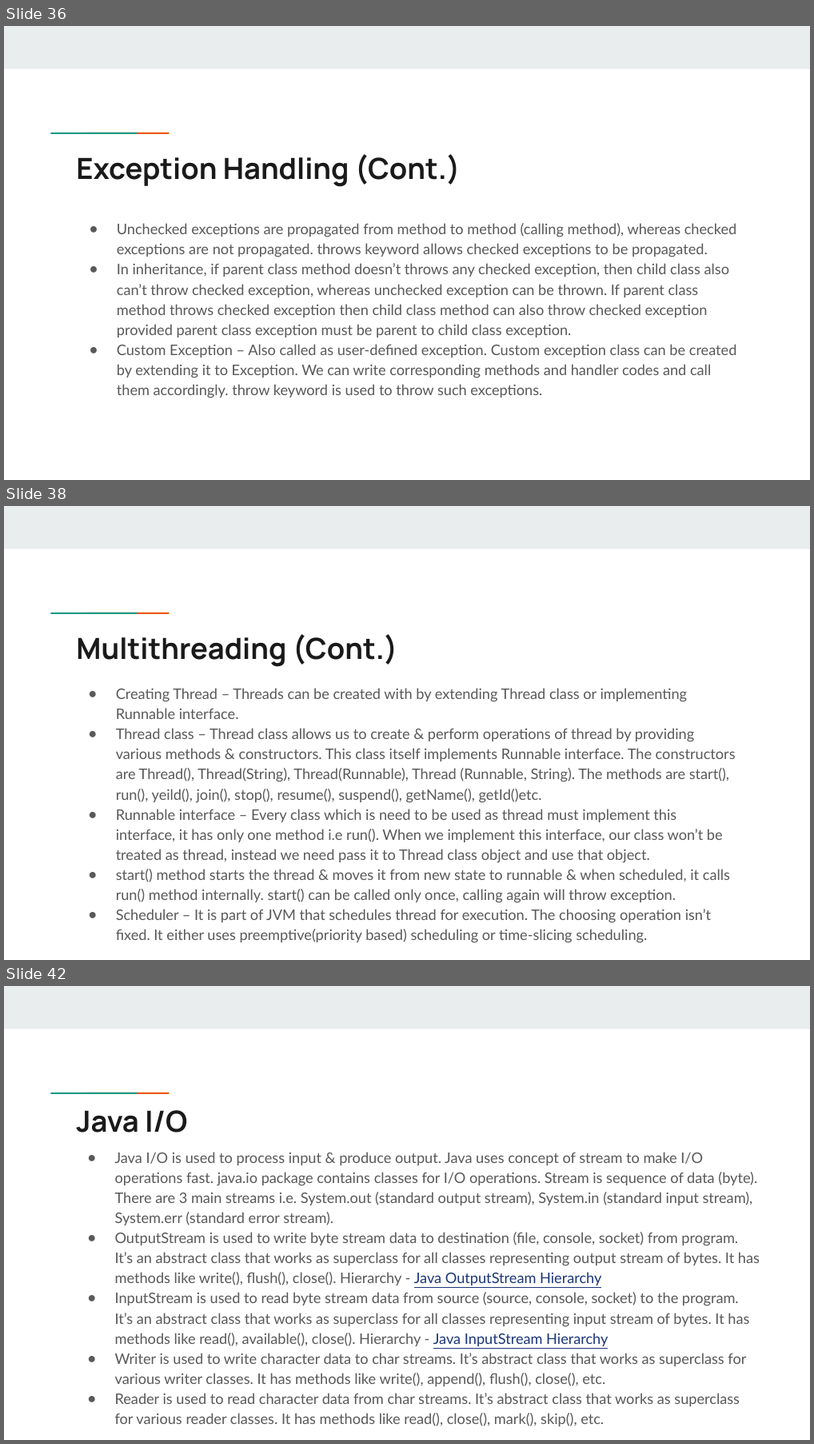
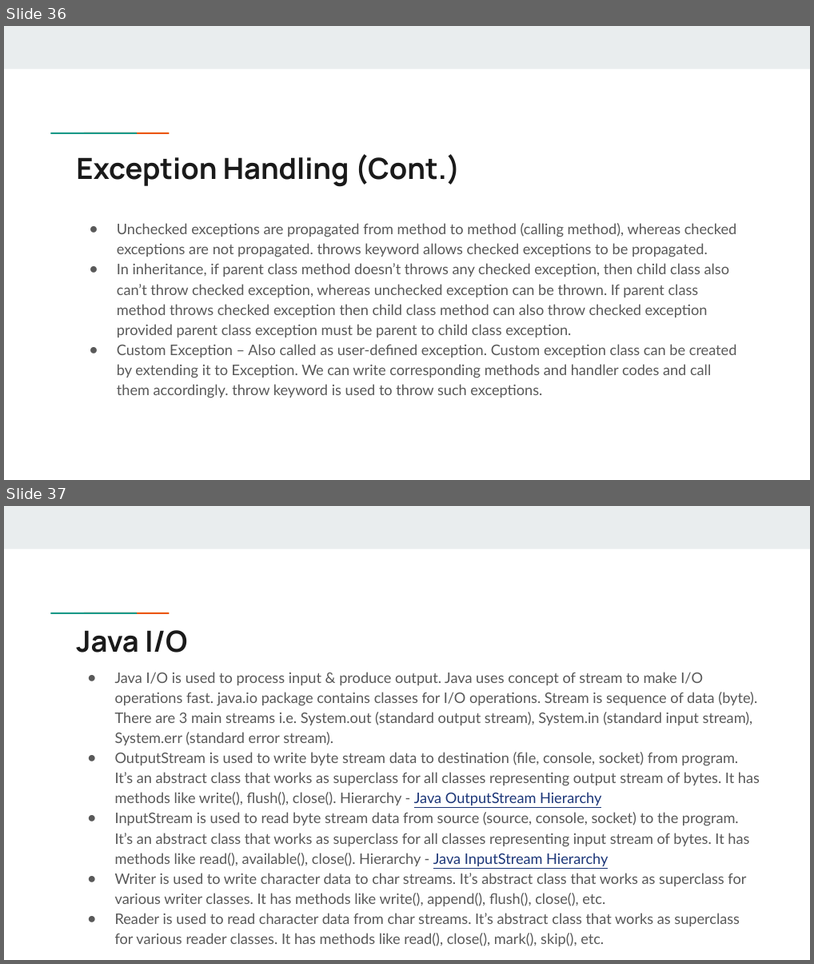
Before and after one commit to swapypatil/lang-in-a-slide, a slide deck: Java in a slide - 1.pptx. Shown one above the other, each under a label of ours: slides 36, 38 and 42 before the commit, slides 36 and 37 after it; the slides between them are not shown. The pictures are 814x1444 and 814x964 pixels, drawn with LibreOffice and Linux fonts; fonts in the diff are those of the drawing. Boxes give left, top, right and bottom in pixels: in the first picture for what was removed or moved away, otherwise in the second. Text is boxed around its words. In the diff, an @@ line names an element or a change of style, - is before the commit and + after.

```diff
--- a/Java in a slide - 1.pptx
+++ b/Java in a slide - 1.pptx
@@ slide 38 removed at (x1=4, y1=506, x2=810, y2=960), background #FFFFFF; not listed: 3 template elements that a slide beside it also shows @@
@@ title removed at (x1=76, y1=634, x2=398, y2=667) @@
-Multithreading (Cont.)
@@ text removed at (x1=116, y1=688, x2=736, y2=943) @@
-● Creating Thread – Threads can be created with by extending Thread class or implementing Runnable interface.
-● Thread class – Thread class allows us to create & perform operations of thread by providing various methods & constructors. This class itself implements Runnable interface. The constructors are Thread(), Thread(String), Thread(Runnable), Thread (Runnable, String). The methods are start(), run(), yeild(), join(), stop(), resume(), suspend(), getName(), getId()etc.
-● Runnable interface – Every class which is need to be used as thread must implement this interface, it has only one method i.e run(). When we implement this interface, our class won’t be treated as thread, instead we need pass it to Thread class object and use that object.
-● start() method starts the thread & moves it from new state to runnable & when scheduled, it calls run() method internally. start() can be called only once, calling again will throw exception.
-● Scheduler – It is part of JVM that schedules thread for execution. The choosing operation isn’t fixed. It either uses preemptive(priority based) scheduling or time-slicing scheduling.
@@ what was slide 42 is now slide 37 @@
```
Also in this commit, not shown: 4 other slides removed, 1 other file.
